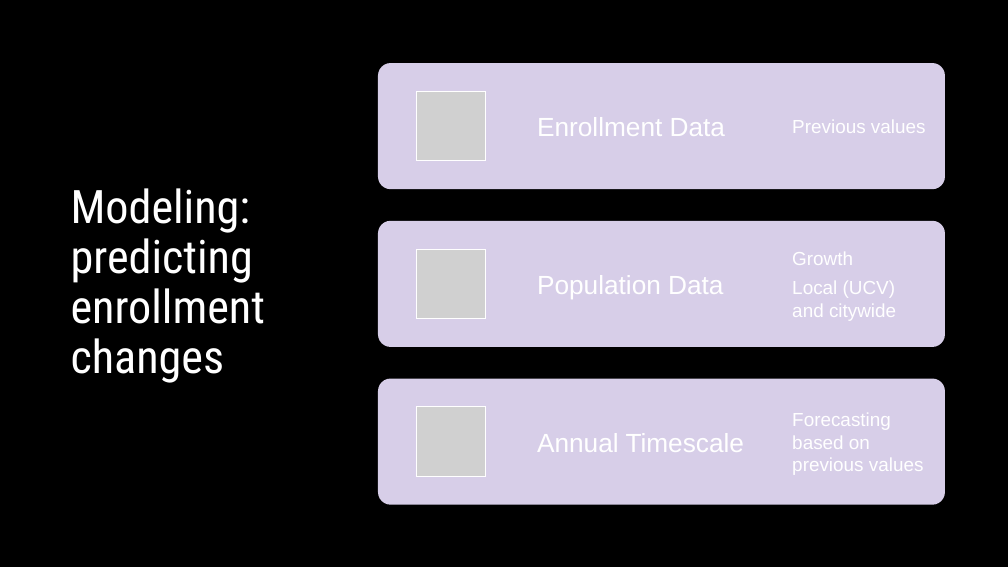
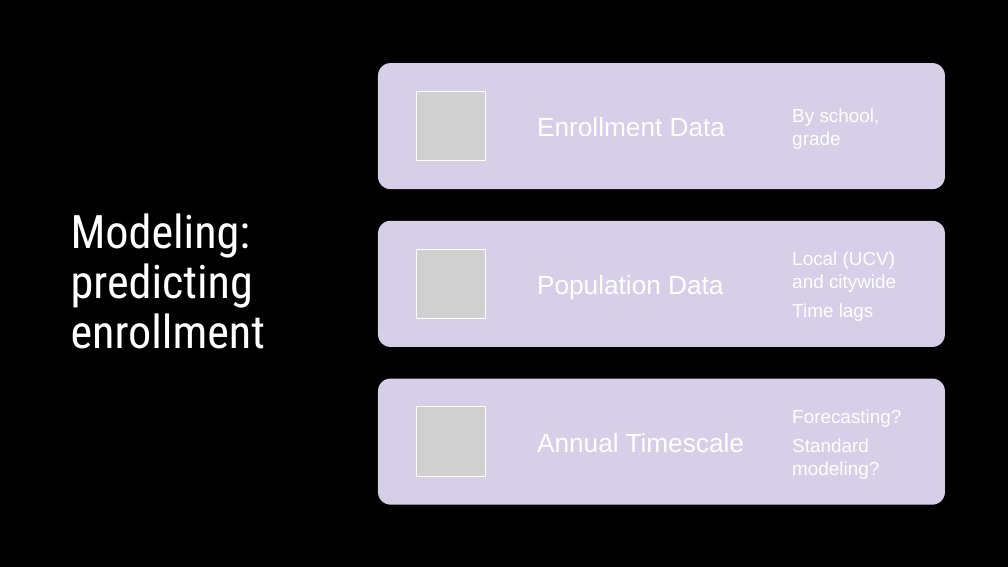
Before and after one commit to lauraminter/seattle-kids, a slide deck: slide 7 of assets/Seattle-kids-slides.pptx. Drawn at 1008x567 pixels with LibreOffice and Linux fonts; fonts in the diff are those of the drawing; grey boxes stand for pictures. Boxes give left, top, right and bottom in pixels: in the first picture for what was removed or moved away, otherwise in the second. Text is boxed around its words. In the diff, an @@ line names an element or a change of style, - is before the commit and + after.

Commit message:
added grade level analyses

```diff
--- a/assets/Seattle-kids-slides.pptx
+++ b/assets/Seattle-kids-slides.pptx
@@ text at <box>792,109,880,149</box>: text changed @@
-Previous values
+By school, grade
@@ title at <box>71,213,265,349</box>: text changed @@
-Modeling:
-predicting enrollment changes
+Modeling:
+predicting enrollment
@@ text at <box>792,252,853,265</box>: paragraph removed @@
-Growth
@@ text at <box>792,304,874,321</box>: paragraph added @@
+Time lags
@@ text at <box>792,410,901,479</box>: text changed @@
-Forecasting based on previous values
+Forecasting?
+Standard modeling?
```
Also in this commit, not shown: 5 other slides changed, 1 slide added, 1 slide removed, 1 other file.
